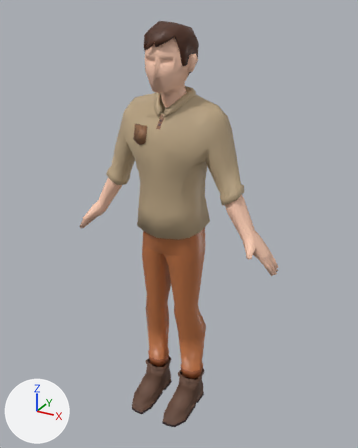
Renders of the FBX model Assets/Char/Hero.fbx from each side of a commit.
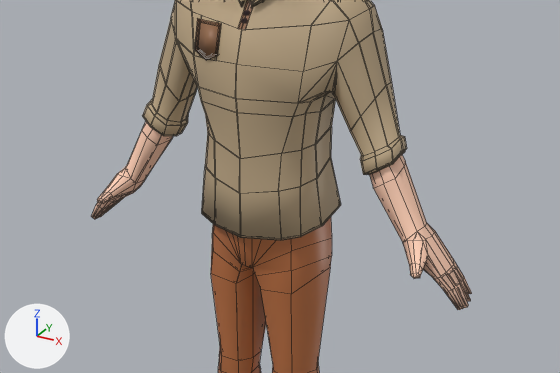
There are two pictures of each version: one whole from a camera (50 mm lens) standing at (1.69, -2.98, 3.1) and looking at (0.04, 0.02, 1.6), one close up on the part from 9% to 91% of the width and 25% to 69% of the height. The lights are fixed; the arrows at lower left show +X, +Y and +Z. The close-ups show mesh edges as thin lines. Where no turn or scale is listed for an object, it has been applied to the vertices. Vertices at the same position are counted once.

The first close-up shows 'mc'.
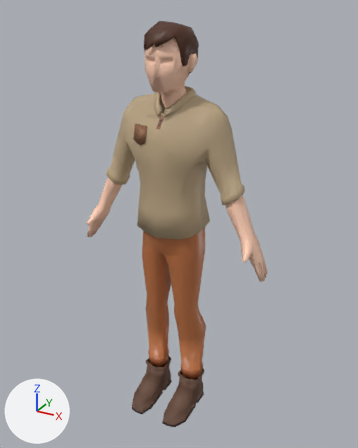
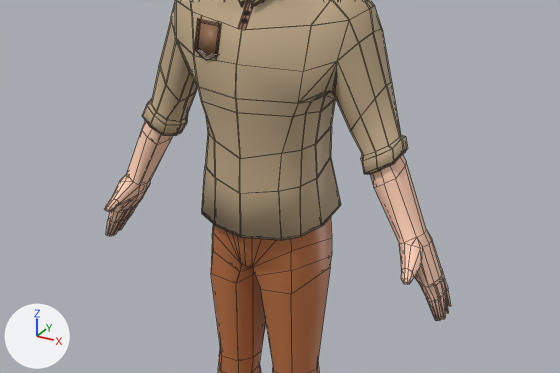
The change, as a diff of the scene's bpy script:
```diff
--- a/Assets/Char/Hero.fbx.py
+++ b/Assets/Char/Hero.fbx.py
@@ me_plane @@
 me_plane.from_pydata(...)  # 2910 vertices, 2919 faces; spans x -0.84..0.84, y -0.36..0.25, z -3.02..0.01
 # used by ob_mc; location = (0.0, 0.0, 3.001)
+# me_plane part 1: all 198 vertices in x -0.84..-0.59, y -0.2..0.04, z -1.59..-1.32 are multiplied about their middle by the matrix ((0.963, -0.006, -0.27), (0.012, 1.0, 0.022), (0.27, -0.024, 0.963)), then moved by (0.04, 0.0, -0.04)
+# me_plane part 2: all 198 vertices in x 0.59..0.84, y -0.2..0.04, z -1.59..-1.32 are multiplied about their middle by the matrix ((0.963, 0.006, 0.27), (-0.012, 1.0, 0.022), (-0.27, -0.024, 0.963)), then moved by (-0.04, 0.0, -0.04)
 me_plane.materials.append(mat_material_001)
```

Where the change shows, as pixel boxes (x1, y1, x2, y2) in the close-ups (560 x 373 px; the box of a moved part takes in the faces that stretch with it):
'mc', reshaped
    before: (91, 0, 472, 373)
    after: (104, 0, 451, 373)
part 1 of me_plane, moved or reshaped
    before: (91, 131, 172, 219)
    after: (104, 130, 172, 236)
part 2 of me_plane, moved or reshaped
    before: (374, 161, 472, 310)
    after: (374, 163, 451, 321)
